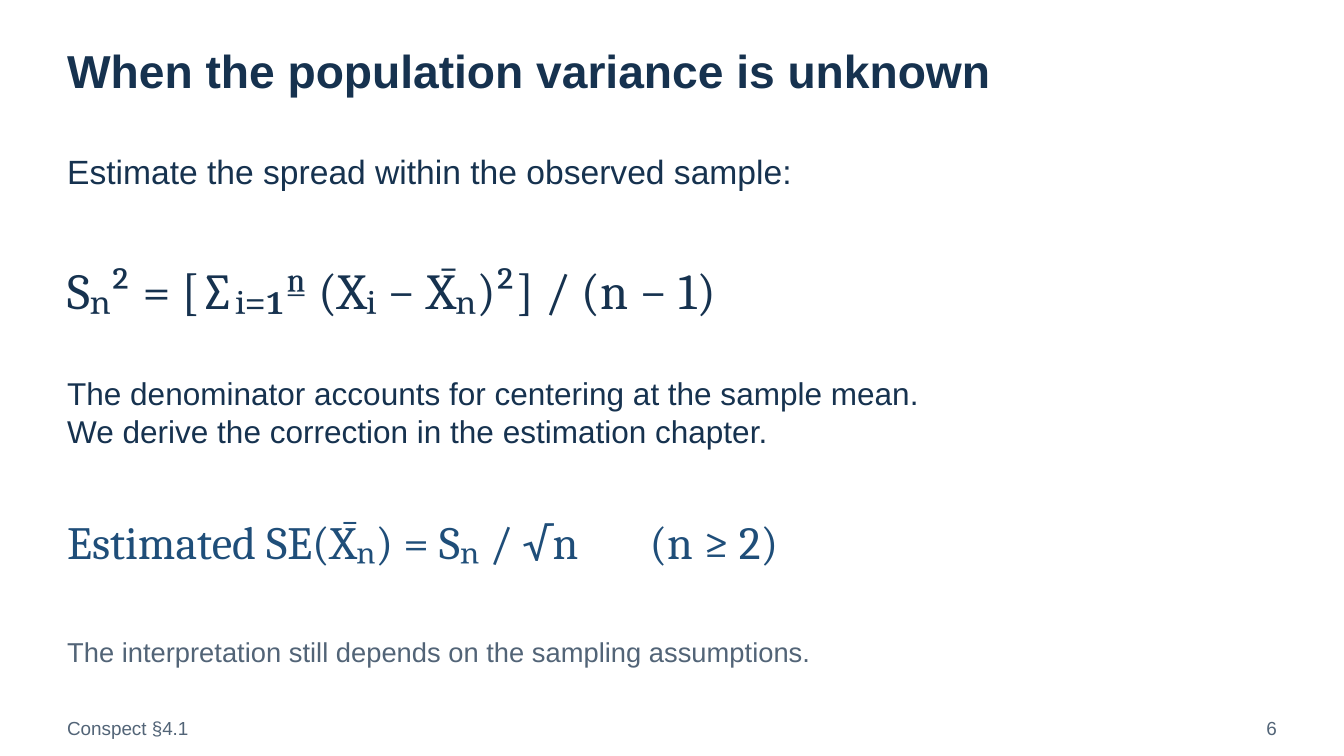
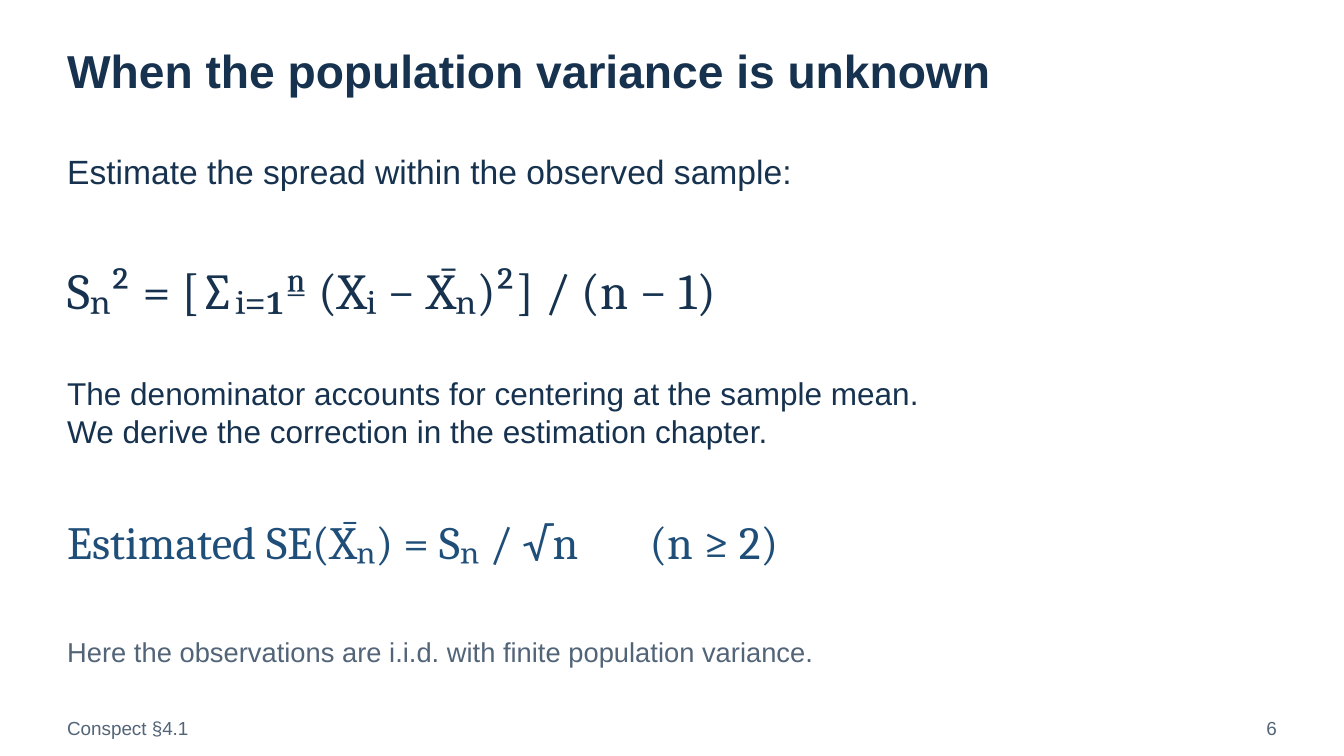
Before and after one commit to EgorShibaev/Scientific_computing_2026, a slide deck: slide 6 of presentations/lecture-04/lecture-04.pptx. Drawn at 1344x756 pixels with LibreOffice and Linux fonts; fonts in the diff are those of the drawing. Boxes give left, top, right and bottom in pixels: in the first picture for what was removed or moved away, otherwise in the second. Text is boxed around its words. In the diff, an @@ line names an element or a change of style, - is before the commit and + after.

```diff
--- a/presentations/lecture-04/lecture-04.pptx
+++ b/presentations/lecture-04/lecture-04.pptx
@@ text at (67,642,813,667): text changed @@
-The interpretation still depends on the sampling assumptions.
+Here the observations are i.i.d. with finite population variance.
```
Also in this commit, not shown: 43 other files.
